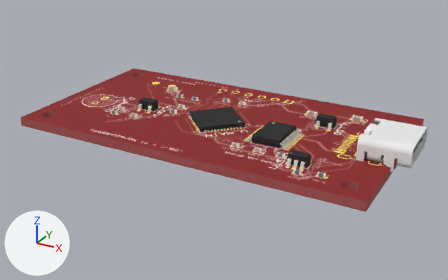
A saved change to the glTF model public/viewer/usb-c__msp430fr5994__photodiode/3d.glb.
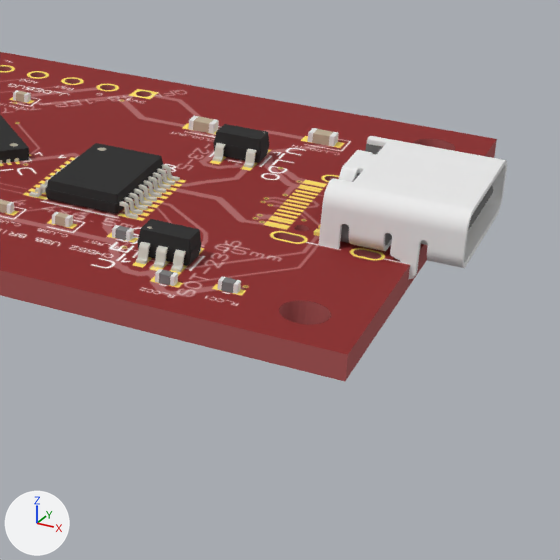
Each version appears first whole from a 50 mm camera at (44.3, -79.6, 36.9) aimed at (1.4, -1.8, -2.1), and next in a close-up on the part from 52% to 100% of the width and 24% to 100% of the height. The lights are fixed; the arrows at lower left show +X, +Y and +Z. The older version's two pictures come first.

In view in the first close-up: 'Box0', 'J1', 'U_ESD', 'U_LDO', 'U_MAIN', 'U_USB' and 8 more.
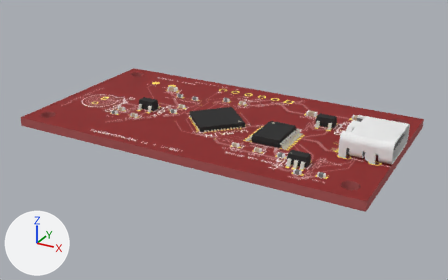
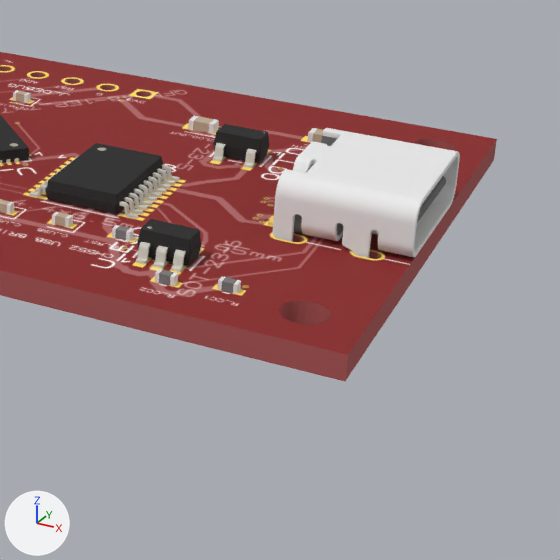
Pixel boxes [x1, y1, x2, y2] of what changed, in the close-ups (560 x 560 px):
'J1', moved: before [314, 136, 507, 279]; after [268, 128, 460, 258]

Patch to the scene script:
```diff
--- a/public/viewer/usb-c__msp430fr5994__photodiode/3d.glb.py
+++ b/public/viewer/usb-c__msp430fr5994__photodiode/3d.glb.py
@@ ob_j1 @@
 ob_j1 = bpy.data.objects.new('J1', me_j1)
-ob_j1.location = (25.79, 0.0, 0.7)
+ob_j1.location = (23.29, 0.0, 0.7)
```
